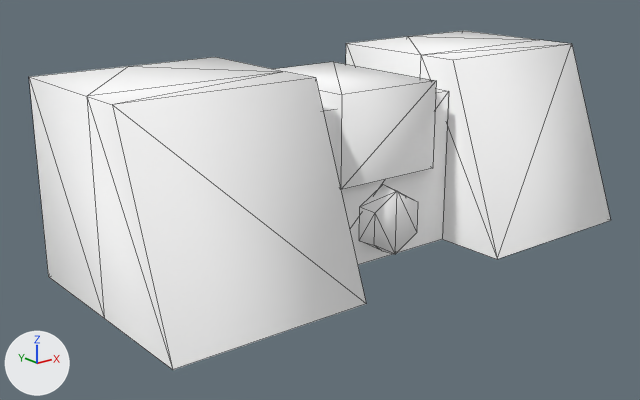
Two versions of the glTF model public/3d/item/model__item__room.ofs_3488_0/3488IMEL01_05.gltf, one commit apart.
Before and after are seen from a 50 mm camera at (-1.615, -1.858, 0.911) aimed at (-0.101, 0.034, 0.154). The lights are fixed; the arrows at lower left show +X, +Y and +Z. The older version comes first. Mesh edges are drawn as thin lines.

In view in the first picture: '3488IMEL01_05'.
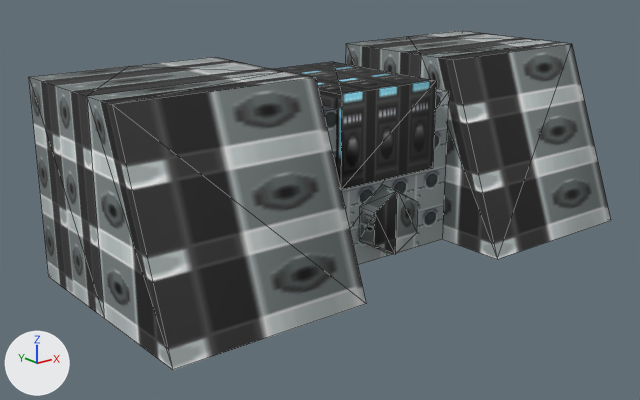
Changed parts and their boxes (x1, y1, x2, y2) in the pictures (640 x 400 px):
```json
{"object": "3488IMEL01_05", "change": "surface changed", "before": [29, 31, 611, 370], "after": [29, 31, 611, 370], "on screen": "white to grey"}
```

The change, as JSON lines over the scene's bpy script:
```json
{"op": "add", "block": "img_imel01_05_0", "code": ["img_imel01_05_0 = load_image('imel01_05_0', '_unpacked/imel01_05_0', 32, 32, 'sRGB')"]}
{"op": "add", "block": "img_imel01_05_3", "code": ["img_imel01_05_3 = load_image('imel01_05_3', '_unpacked/imel01_05_3', 32, 32, 'sRGB')"]}
{"op": "add", "block": "img_imel01_05_1", "code": ["img_imel01_05_1 = load_image('imel01_05_1', '_unpacked/imel01_05_1', 32, 32, 'sRGB')"]}
{"op": "add", "block": "img_imel01_05_2", "code": ["img_imel01_05_2 = load_image('imel01_05_2', '_unpacked/imel01_05_2', 32, 32, 'sRGB')"]}
{"op": "remove", "block": "mat_imel01_05_2", "code": "mat_imel01_05_2.base_color = (1.0, 1.0, 1.0)  # white #ffffff"}
{"op": "add", "block": "mat_imel01_05_2", "code": "mat_imel01_05_2.texture = img_imel01_05_2"}
{"op": "remove", "block": "mat_imel01_05_1", "code": "mat_imel01_05_1.base_color = (1.0, 1.0, 1.0)  # white #ffffff"}
{"op": "add", "block": "mat_imel01_05_1", "code": "mat_imel01_05_1.texture = img_imel01_05_1"}
{"op": "remove", "block": "mat_imel01_05_3", "code": "mat_imel01_05_3.base_color = (1.0, 1.0, 1.0)  # white #ffffff"}
{"op": "add", "block": "mat_imel01_05_3", "code": "mat_imel01_05_3.texture = img_imel01_05_3"}
{"op": "remove", "block": "mat_imel01_05_0", "code": "mat_imel01_05_0.base_color = (1.0, 1.0, 1.0)  # white #ffffff"}
{"op": "add", "block": "mat_imel01_05_0", "code": "mat_imel01_05_0.texture = img_imel01_05_0"}
```
